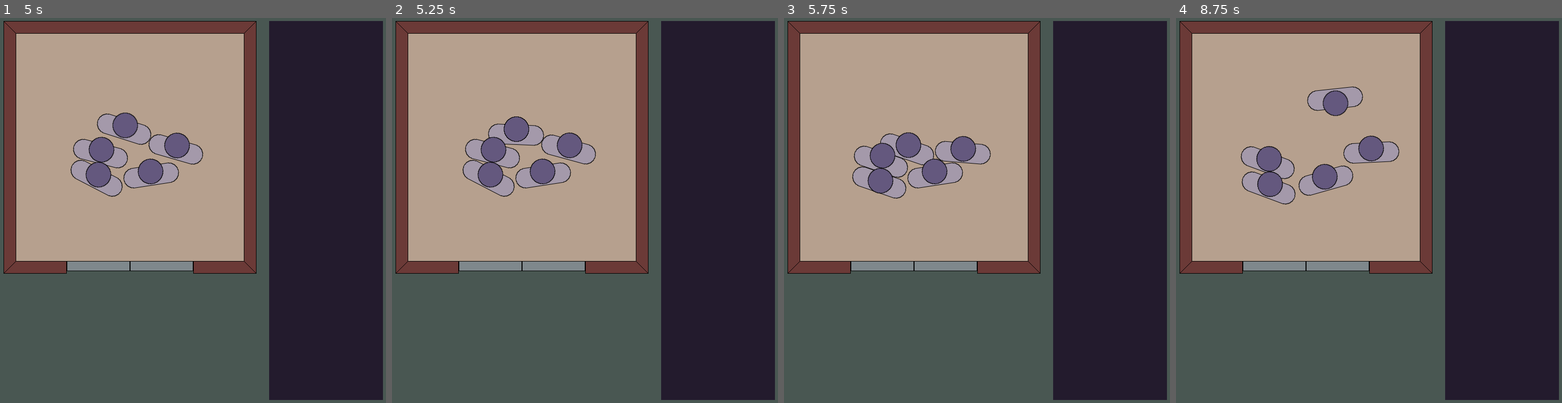
Above: before the commit, frames 1-4 (left to right).
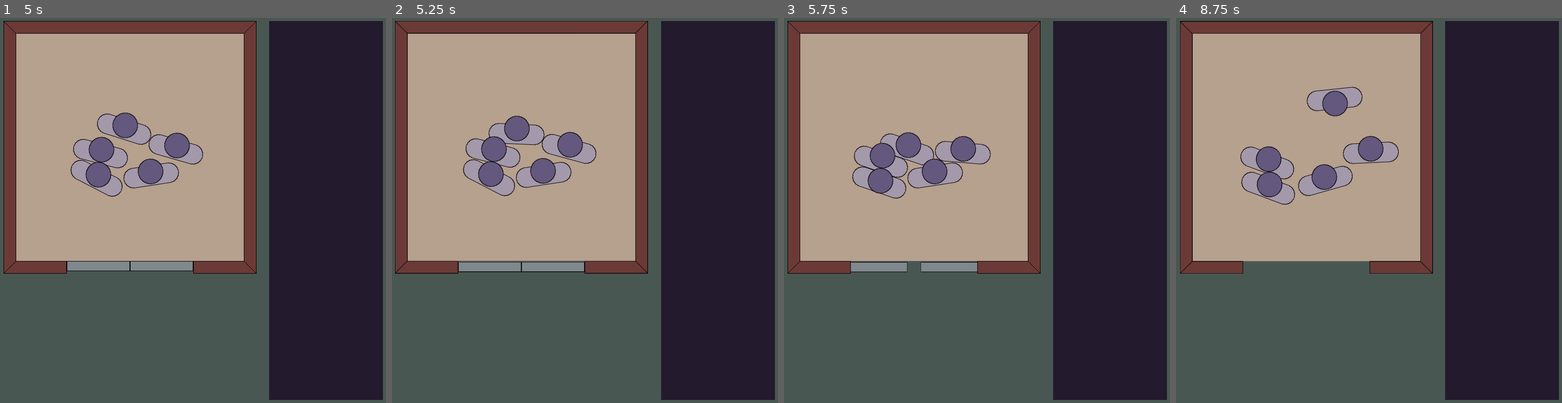
Above: after the commit, the same moments.

Repository: sudo-coffee/ld54
Game: Godot game, scene res://scenes/main_scene.tscn
Same seed, same stepped clock (60 frames per second), same inputs: the game is played once before the commit and once after it.
Inputs:
- Up to frame 1 (5 s): hold Right (ui_right) 0.53-1.28 s; hold Down (ui_down) 1.28-2.03 s; hold Right (ui_right) 2.03-2.78 s; hold Up (ui_up) 2.78-3.53 s; hold Left (ui_left) from 3.53 s (still down)
- Up to frame 2 (5.25 s): release Left (ui_left) at 5.03 s; hold Down (ui_down) from 5.03 s (still down)
- Up to frame 3 (5.75 s): keep holding Down (ui_down)
- Up to frame 4 (8.75 s): release Down (ui_down) at 5.78 s; hold Right (ui_right) 5.78-6.53 s; hold Up (ui_up) 6.53-7.28 s; hold Right (ui_right) 7.28-8.03 s; hold Down (ui_down) from 8.03 s (still down)

Frame 1 is identical in both runs. In frame 2, 2.1% of the frame differs, in the area x 0-67%, y 0-67%; in frame 3, 0.3%; in frame 4, 2.5%.

Commit message:
Add door toggle and shake animations

Diff:
--- a/frame.tscn
+++ b/frame.tscn
@@ -5,7 +5,8 @@
 [sub_resource type="RectangleShape2D" id="RectangleShape2D_hgamf"]
 size = Vector2(25, 125)
 
-[node name="Frame" type="StaticBody2D"]
+[node name="Frame" type="AnimatableBody2D"]
+sync_to_physics = false
 
 [node name="FrameSprite" type="Sprite2D" parent="."]
 texture = ExtResource("1_nm0jl")
--- /dev/null
+++ b/global.gd
@@ -0,0 +1,12 @@
+extends Node
+
+var rng = RandomNumberGenerator.new()
+
+
+func shake():
+    $root/ShakeTimer.start()
+
+
+func _physics_process(delta):
+    if not $root/ShakeTimer.is_stopped():
+        $rool/Elevator.position = Vector2(rng.randf_range(22.0, 28.0), rng.randf_range(22.0, 28.0))
--- a/project.godot
+++ b/project.godot
@@ -14,6 +14,10 @@
 run/main_scene="res://scenes/main_scene.tscn"
 config/features=PackedStringArray("4.1", "Mobile")
 config/icon="res://icon.svg"
+
+[autoload]
+
+Global="*res://scenes/global.gd"
 
 [display]
 
--- a/scenes/door.tscn
+++ b/scenes/door.tscn
@@ -5,7 +5,8 @@
 [sub_resource type="RectangleShape2D" id="RectangleShape2D_7i8po"]
 size = Vector2(125, 20)
 
-[node name="Door" type="StaticBody2D"]
+[node name="Door" type="AnimatableBody2D"]
+sync_to_physics = false
 
 [node name="DoorSprite" type="Sprite2D" parent="."]
 texture = ExtResource("1_ieku2")
--- /dev/null
+++ b/scenes/elevator.gd
@@ -0,0 +1,58 @@
+extends Node2D
+
+var open: bool = false # Target door state.
+var speed: float = 0.0 # How fast the door is currently closing.
+
+
+func _on_test_door_timer_timeout():
+    toggle_doors()
+
+
+func toggle_doors():
+    if open:
+        # Close doors.
+        open = false
+        $".."/ShakeTimer.start()
+        $DoorLeft.visible = true
+        $DoorRight.visible = true
+        $CloseDoors.start()
+    else:
+        # Open doors.
+        open = true
+        $".."/ShakeTimer.start()
+        $DoorLeft.position.y = 477.0
+        $DoorRight.position.y = 477.0
+        $OpenDoors.start()
+
+
+func _physics_process(delta):
+    if speed != 0:
+        $DoorLeft.position.x += delta * speed
+        $DoorRight.position.x -= delta * speed
+
+    if speed > 0 and $DoorLeft.position.x >= 123.0:
+        speed = 0
+        $DoorLeft.position.x = 125.0
+        $DoorRight.position.x = 250.0
+        $LockDoors.start()
+        $".."/ShakeTimer.start()
+    elif speed < 0 and $DoorLeft.position.x <= 2.0:
+        speed = 0
+        $DoorLeft.position.x = 0.0
+        $DoorRight.position.x = 375.0
+        $DoorLeft.visible = false
+        $DoorRight.visible = false
+        $".."/ShakeTimer.start()
+
+
+func _on_lock_doors_timeout():
+    $DoorLeft.position.y = 475.0
+    $DoorRight.position.y = 475.0
+
+
+func _on_open_doors_timeout():
+    speed = -40.0
+
+
+func _on_close_doors_timeout():
+    speed = 40.0
--- /dev/null
+++ b/scenes/main_scene.gd
@@ -0,0 +1,18 @@
+extends Node
+
+var rng = RandomNumberGenerator.new()
+
+
+func shake():
+    $ShakeTimer.start()
+
+
+func _physics_process(delta):
+    if not $ShakeTimer.is_stopped():
+        $Elevator.position = Vector2(rng.randf_range(22.0, 28.0), rng.randf_range(22.0, 28.0))
+        $Characters.position = Vector2(rng.randf_range(-1.0, 1.0), rng.randf_range(-1.0, 1.0))
+
+
+func _on_shake_timer_timeout():
+    $Elevator.position = Vector2(25.0, 25.0)
+    $Characters.position = Vector2(0.0, 0.0)
--- a/scenes/main_scene.tscn
+++ b/scenes/main_scene.tscn
@@ -1,15 +1,26 @@
-[gd_scene load_steps=9 format=3 uid="uid://cecnwrbpd3c2o"]
+[gd_scene load_steps=11 format=3 uid="uid://cecnwrbpd3c2o"]
 
 [ext_resource type="Texture2D" uid="uid://dap0yoohtcqt" path="res://devart/floor.png" id="1_f3onb"]
 [ext_resource type="Texture2D" uid="uid://cufi6eu3lvllx" path="res://devart/background.png" id="1_jax02"]
+[ext_resource type="Script" path="res://scenes/main_scene.gd" id="1_y45eh"]
 [ext_resource type="PackedScene" uid="uid://dmxr40anc7yh2" path="res://scenes/door.tscn" id="2_5v1a8"]
 [ext_resource type="Script" path="res://scenes/player.gd" id="2_syntk"]
+[ext_resource type="Script" path="res://scenes/elevator.gd" id="2_tcffp"]
 [ext_resource type="Texture2D" uid="uid://d4helyobm3h2j" path="res://devart/chatbox.png" id="5_6qf4q"]
 [ext_resource type="PackedScene" uid="uid://5p38yv3d83ii" path="res://scenes/wall.tscn" id="5_14h17"]
 [ext_resource type="PackedScene" uid="uid://dmx38ulwadban" path="res://frame.tscn" id="6_jyvo4"]
 [ext_resource type="PackedScene" uid="uid://djax65cwt7veu" path="res://scenes/character.tscn" id="7_lpp7i"]
 
 [node name="MainScene" type="Node2D"]
+script = ExtResource("1_y45eh")
+
+[node name="ShakeTimer" type="Timer" parent="."]
+wait_time = 0.4
+one_shot = true
+
+[node name="TestDoorTimer" type="Timer" parent="."]
+wait_time = 5.0
+autostart = true
 
 [node name="Background" type="Sprite2D" parent="."]
 texture = ExtResource("1_jax02")
@@ -17,20 +28,30 @@
 
 [node name="Elevator" type="Node2D" parent="."]
 position = Vector2(25, 25)
+script = ExtResource("2_tcffp")
 
-[node name="Doors" type="Node2D" parent="Elevator"]
-position = Vector2(-400, -400)
+[node name="LockDoors" type="Timer" parent="Elevator"]
+wait_time = 0.4
+one_shot = true
 
-[node name="DoorLeft" parent="Elevator/Doors" instance=ExtResource("2_5v1a8")]
-position = Vector2(525, 875)
+[node name="OpenDoors" type="Timer" parent="Elevator"]
+wait_time = 0.4
+one_shot = true
 
-[node name="DoorRight" parent="Elevator/Doors" instance=ExtResource("2_5v1a8")]
-position = Vector2(650, 875)
+[node name="CloseDoors" type="Timer" parent="Elevator"]
+wait_time = 0.4
+one_shot = true
 
 [node name="Floor" type="Sprite2D" parent="Elevator"]
 texture = ExtResource("1_f3onb")
 centered = false
 offset = Vector2(25, 25)
+
+[node name="DoorLeft" parent="Elevator" instance=ExtResource("2_5v1a8")]
+position = Vector2(125, 475)
+
+[node name="DoorRight" parent="Elevator" instance=ExtResource("2_5v1a8")]
+position = Vector2(250, 475)
 
 [node name="WallWest" parent="Elevator" instance=ExtResource("5_14h17")]
 
@@ -44,7 +65,7 @@
 
 [node name="WallSouth" parent="Elevator" instance=ExtResource("6_jyvo4")]
 position = Vector2(0, 500)
-rotation = 4.71239
+rotation = -1.5708
 
 [node name="Chat" type="Node2D" parent="."]
 position = Vector2(550, 25)
@@ -53,22 +74,30 @@
 texture = ExtResource("5_6qf4q")
 centered = false
 
-[node name="Player" parent="." instance=ExtResource("7_lpp7i")]
+[node name="Characters" type="Node2D" parent="."]
+
+[node name="Player" parent="Characters" instance=ExtResource("7_lpp7i")]
 position = Vector2(260, 191)
 script = ExtResource("2_syntk")
 
-[node name="TestObjects" type="Node2D" parent="."]
+[node name="TestObjects" type="Node2D" parent="Characters"]
 position = Vector2(307, 309)
 
-[node name="Character" parent="TestObjects" instance=ExtResource("7_lpp7i")]
+[node name="Character" parent="Characters/TestObjects" instance=ExtResource("7_lpp7i")]
 
-[node name="Character2" parent="TestObjects" instance=ExtResource("7_lpp7i")]
+[node name="Character2" parent="Characters/TestObjects" instance=ExtResource("7_lpp7i")]
 position = Vector2(-77, -5)
 rotation = 0.523599
 
-[node name="Character3" parent="TestObjects" instance=ExtResource("7_lpp7i")]
+[node name="Character3" parent="Characters/TestObjects" instance=ExtResource("7_lpp7i")]
 position = Vector2(20, -22)
 
-[node name="Character4" parent="TestObjects" instance=ExtResource("7_lpp7i")]
+[node name="Character4" parent="Characters/TestObjects" instance=ExtResource("7_lpp7i")]
 position = Vector2(-57, -27)
 rotation = 0.523599
+
+[connection signal="timeout" from="ShakeTimer" to="." method="_on_shake_timer_timeout"]
+[connection signal="timeout" from="TestDoorTimer" to="Elevator" method="_on_test_door_timer_timeout"]
+[connection signal="timeout" from="Elevator/LockDoors" to="Elevator" method="_on_lock_doors_timeout"]
+[connection signal="timeout" from="Elevator/OpenDoors" to="Elevator" method="_on_open_doors_timeout"]
+[connection signal="timeout" from="Elevator/CloseDoors" to="Elevator" method="_on_close_doors_timeout"]
--- a/scenes/player.gd
+++ b/scenes/player.gd
@@ -1,7 +1,6 @@
 extends Node2D
 
 func _physics_process(delta):
-
     # Player movement.
     var direction = Input.get_vector('ui_left', 'ui_right', 'ui_up', 'ui_down')
     $Shoulders.constant_force = Vector2(0.0, direction.y).rotated($Shoulders.rotation) * 50000.0
--- a/scenes/testcontrol.gd
+++ /dev/null
@@ -1,5 +0,0 @@
-extends Node2D
-
-func _physics_process(delta):
-    var direction = Input.get_vector('ui_left', 'ui_right', 'ui_up', 'ui_down')
-    $Shoulders.constant_force = direction * 10000
--- a/scenes/wall.tscn
+++ b/scenes/wall.tscn
@@ -5,7 +5,8 @@
 [sub_resource type="RectangleShape2D" id="RectangleShape2D_gicw3"]
 size = Vector2(25, 500)
 
-[node name="Wall" type="StaticBody2D"]
+[node name="Wall" type="AnimatableBody2D"]
+sync_to_physics = false
 
 [node name="WallSprite" type="Sprite2D" parent="."]
 texture = ExtResource("1_hb4jo")
